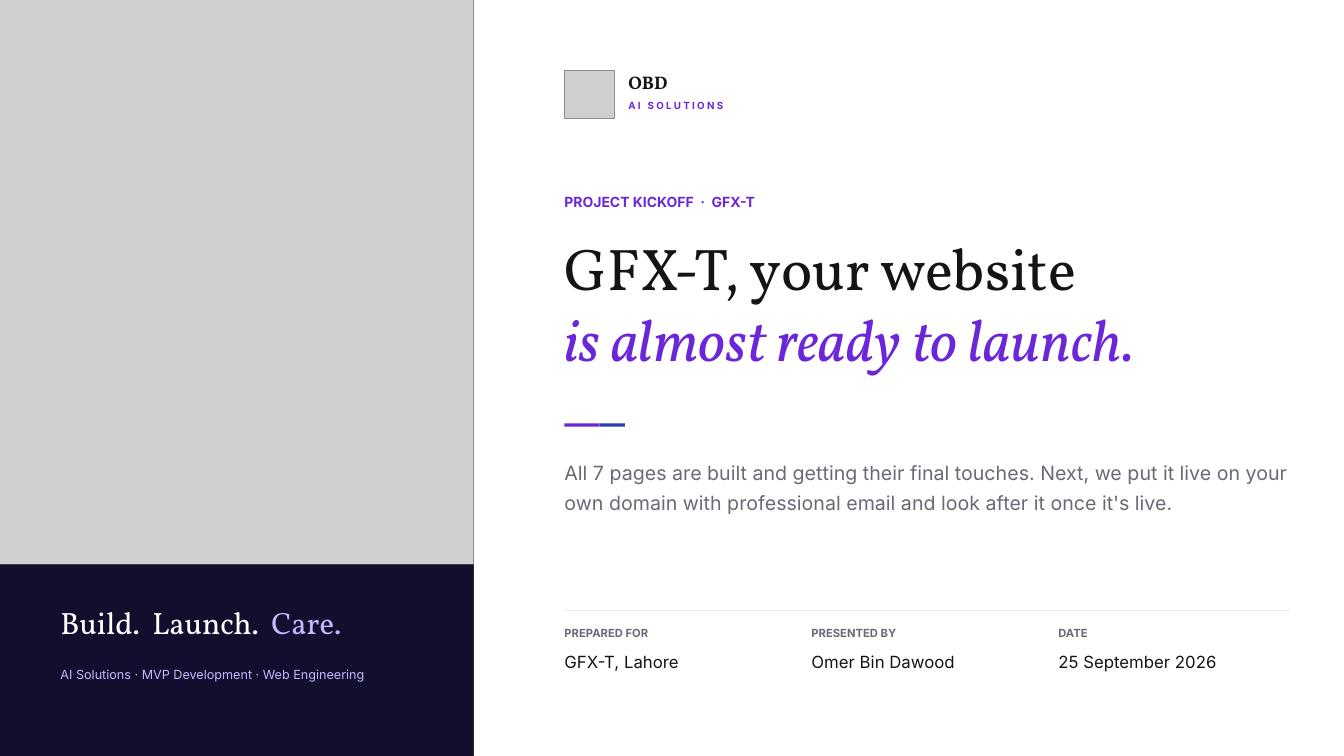
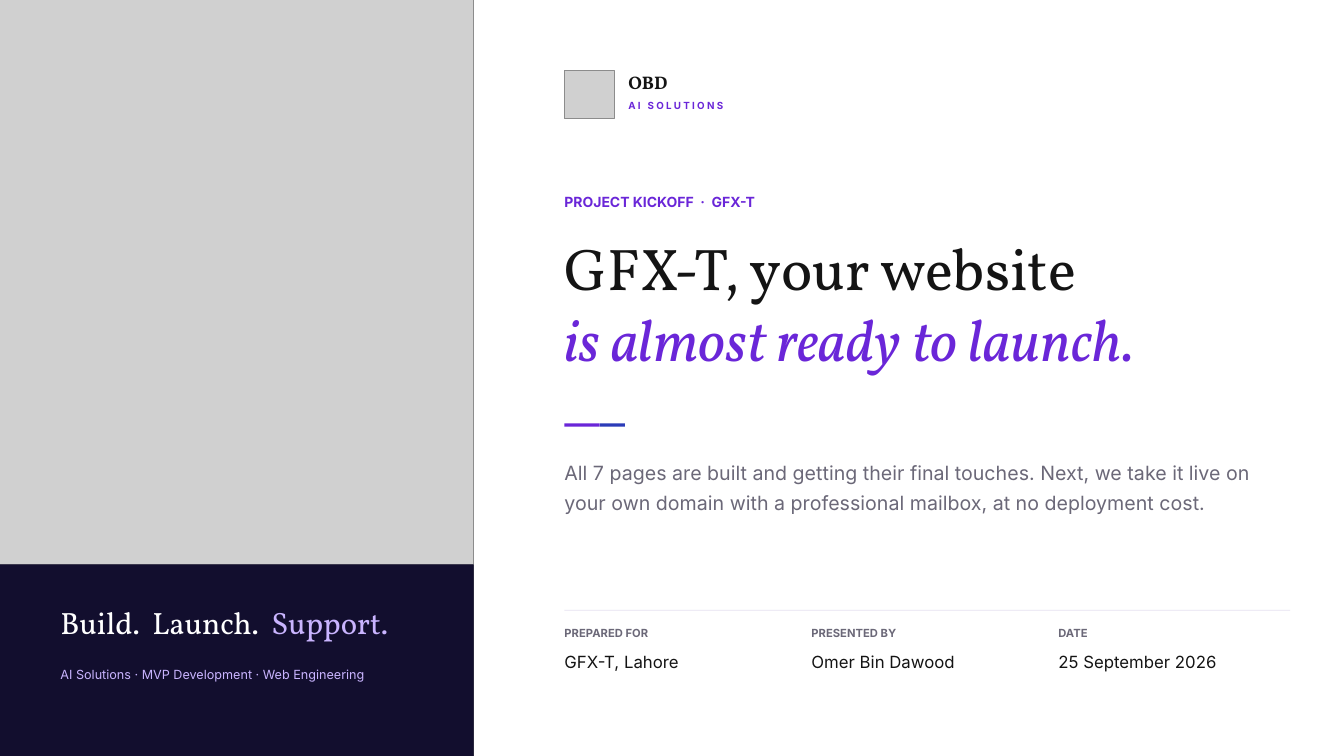
Before and after one commit to dev-qaamqaaj/website-docs, a slide deck: slide 1 of GFX-T Onboarding Kit/PPT/00 - Kickoff Deck.pptx. Drawn at 1344x756 pixels with LibreOffice and Linux fonts; fonts in the diff are those of the drawing; grey boxes stand for pictures. Boxes give left, top, right and bottom in pixels: in the first picture for what was removed or moved away, otherwise in the second. Text is boxed around its words. In the diff, an @@ line names an element or a change of style, - is before the commit and + after.

```diff
--- a/GFX-T Onboarding Kit/PPT/00 - Kickoff Deck.pptx
+++ b/GFX-T Onboarding Kit/PPT/00 - Kickoff Deck.pptx
@@ text at (x1=564, y1=465, x2=1249, y2=514): text changed @@
-All 7 pages are built and getting their final touches. Next, we put it live on your own domain with professional email and look after it once it's live.
+All 7 pages are built and getting their final touches. Next, we take it live on your own domain with a professional mailbox, at no deployment cost.
@@ text at (x1=60, y1=612, x2=388, y2=642): text changed @@
-Build. Launch. Care.
+Build. Launch. Support.
```
Also in this commit, not shown: 9 other slides changed, 2 slides removed, 30 other files.
